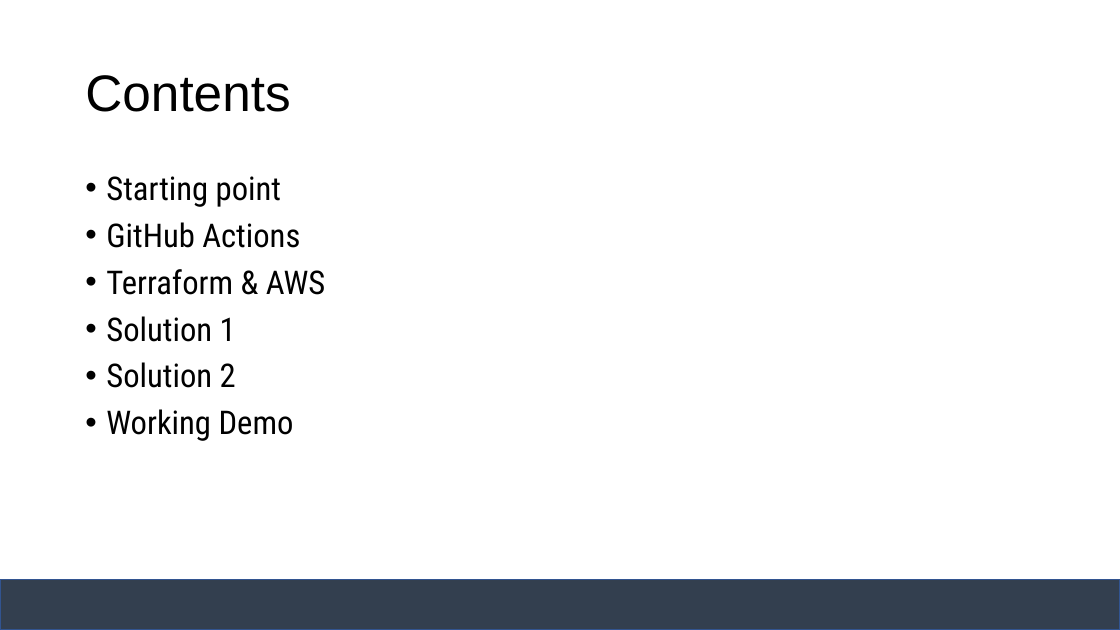
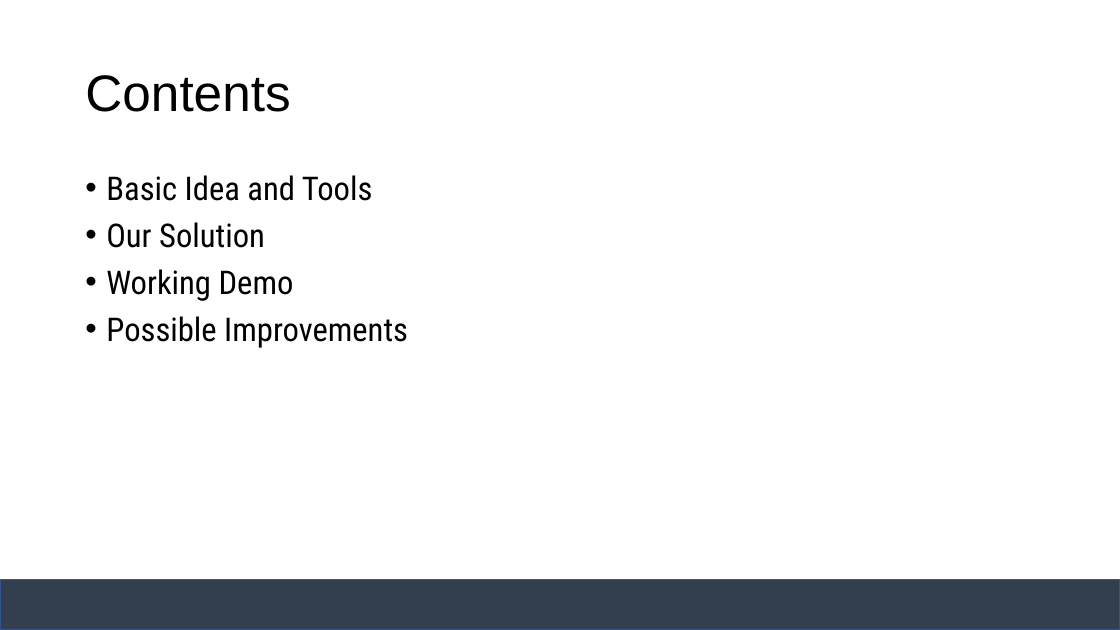
Before and after one commit to janakaras/docker-in-the-cloud, a slide deck: slide 2 of Project Presentation.pptx. Drawn at 1120x630 pixels with LibreOffice and Linux fonts; fonts in the diff are those of the drawing. Boxes give left, top, right and bottom in pixels: in the first picture for what was removed or moved away, otherwise in the second. Text is boxed around its words. In the diff, an @@ line names an element or a change of style, - is before the commit and + after.

```diff
--- a/Project Presentation.pptx
+++ b/Project Presentation.pptx
@@ text at [106,175,373,248]: text changed @@
-• Starting point
-• GitHub Actions
-• Terraform & AWS
-• Solution 1
-• Solution 2
+• Basic Idea and Tools
+• Our Solution
@@ text at [106,316,408,348]: paragraph added @@
+• Possible Improvements
```
Also in this commit, not shown: 11 other slides changed, 5 slides added.
